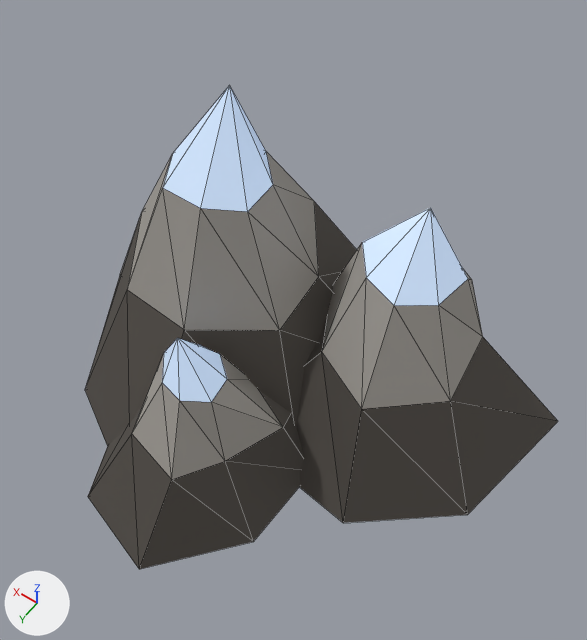
Renders of the glTF model public/assets/3d/props/mountain-2.glb from each side of a commit.
One viewpoint serves both versions: a 50 mm lens placed at (-1.19, 1.69, 3.05), pointed at (-0.1, 0.16, 0.65). The lights are fixed; the arrows at lower left show +X, +Y and +Z. The picture after the commit comes second. Mesh edges are drawn as thin lines. Vertices at exactly the same position are counted once.

Names of what the first picture shows: 'mountain-2'.
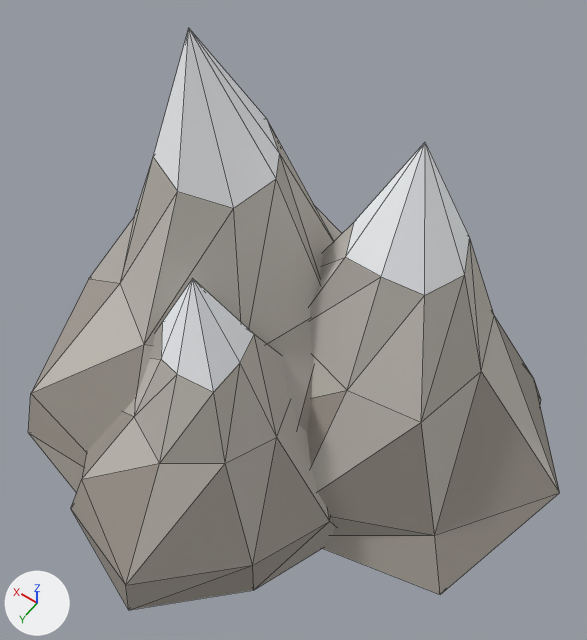
Pixel boxes (x1, y1, x2, y2) of what changed, in the pictures (587 x 640 px):
'mountain-2', reshaped, recoloured (12% wider, 20% taller)
    before: (85, 85, 558, 569)
    after: (28, 29, 560, 610)
part 1 of me_mountain_2, rebuilt
    before: (296, 208, 558, 523)
    after: (307, 142, 560, 594)
part 2 of me_mountain_2, rebuilt (22% wider, 43% taller)
    before: (88, 338, 304, 569)
    after: (71, 279, 335, 610)
part 3 of me_mountain_2, rebuilt
    before: (85, 85, 356, 446)
    after: (28, 29, 342, 493)

What changed in the scene script:
```text
Add mat_mountain_2_mat:
    mat_mountain_2_mat = bpy.data.materials.new('mountain-2-mat')
    mat_mountain_2_mat.use_nodes = True; mat_mountain_2_mat.node_tree.nodes.clear()
    _N = mat_mountain_2_mat.node_tree.nodes; _L = mat_mountain_2_mat.node_tree.links
    n0 = _N.new('ShaderNodeBsdfPrincipled'); n0.name = 'Principled BSDF'
    n0.inputs[1].default_value = 0.02  # 'Metallic'
    n0.inputs[2].default_value = 0.88  # 'Roughness'
    n1 = _N.new('ShaderNodeOutputMaterial'); n1.name = 'Material Output'
    n2 = _N.new('ShaderNodeVertexColor'); n2.name = 'Color Attribute'
    _L.new(n0.outputs[0], n1.inputs[0])  # 'BSDF' to 'Surface'
    _L.new(n2.outputs[0], n0.inputs[0])  # 'Color' to 'Base Color'
Change me_mountain_2:
    used by ob_mountain_2; location = (0.0, 0.0, 0.0)
    remove me_mountain_2.from_pydata(...)  # 69 vertices, 126 faces; spans x -1.06..1.06, y -0.75..1.08, z 0.0..1.45
    remove me_mountain_2.materials.append(mat_mtn_l_2)  # dark grey #504b45
    remove me_mountain_2.materials.append(mat_mtn_u_2)  # grey #a29e97
    remove me_mountain_2.materials.append(mat_mtn_s_2)  # pale blue #e2f0fa, glowing blue #506a90
    add me_mountain_2.from_pydata(...)  # 102 vertices, 192 faces; spans x -1.21..1.17, y -1.0..1.18, z -0.22..1.68
    me_mountain_2 part 1: the loose piece of 23 vertices spanning x -1.06..0.2, y -0.72..0.47, z 0.0..1.15 is rebuilt with 34 vertices and now spans x -1.21..0.35, y -1.0..0.56, z -0.22..1.38, in mat_mountain_2_mat
    me_mountain_2 part 2: the loose piece of 23 vertices spanning x -0.33..0.54, y 0.0..1.08, z 0.0..0.85 is rebuilt with 34 vertices and now spans x -0.55..0.65, y -0.14..1.18, z -0.22..1.08, in mat_mountain_2_mat
    me_mountain_2 part 3: the loose piece of 23 vertices spanning x -0.4..1.06, y -0.75..0.9, z 0.0..1.45 is rebuilt with 34 vertices and now spans x -0.54..1.17, y -0.75..1.0, z -0.22..1.68, in mat_mountain_2_mat
    add me_mountain_2.materials.append(mat_mountain_2_mat)
```
